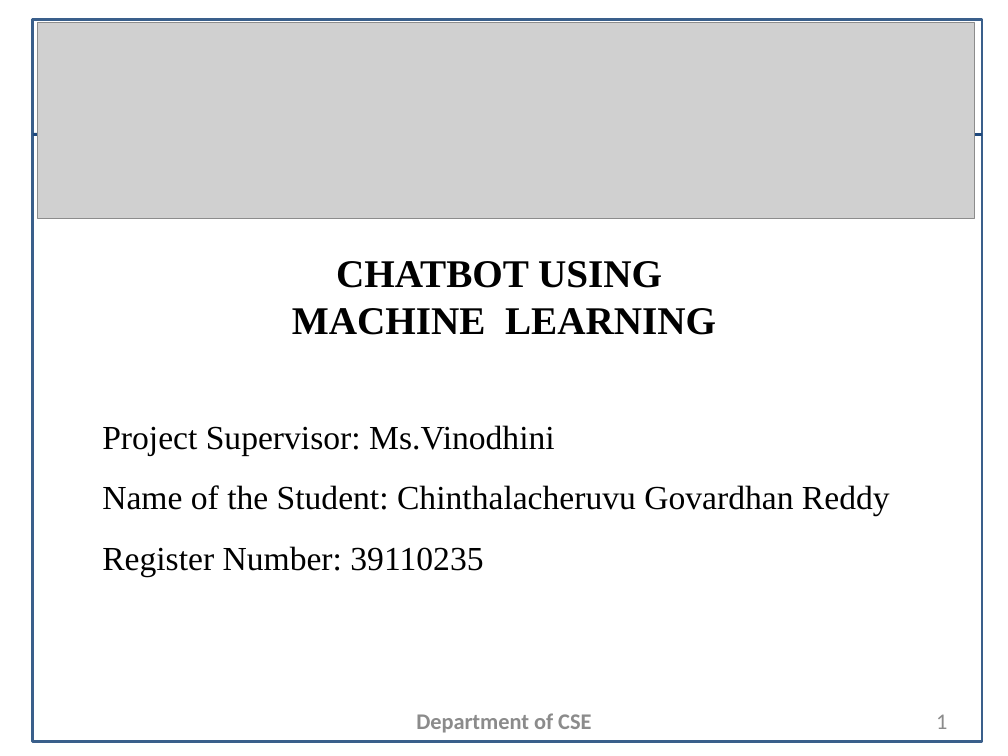
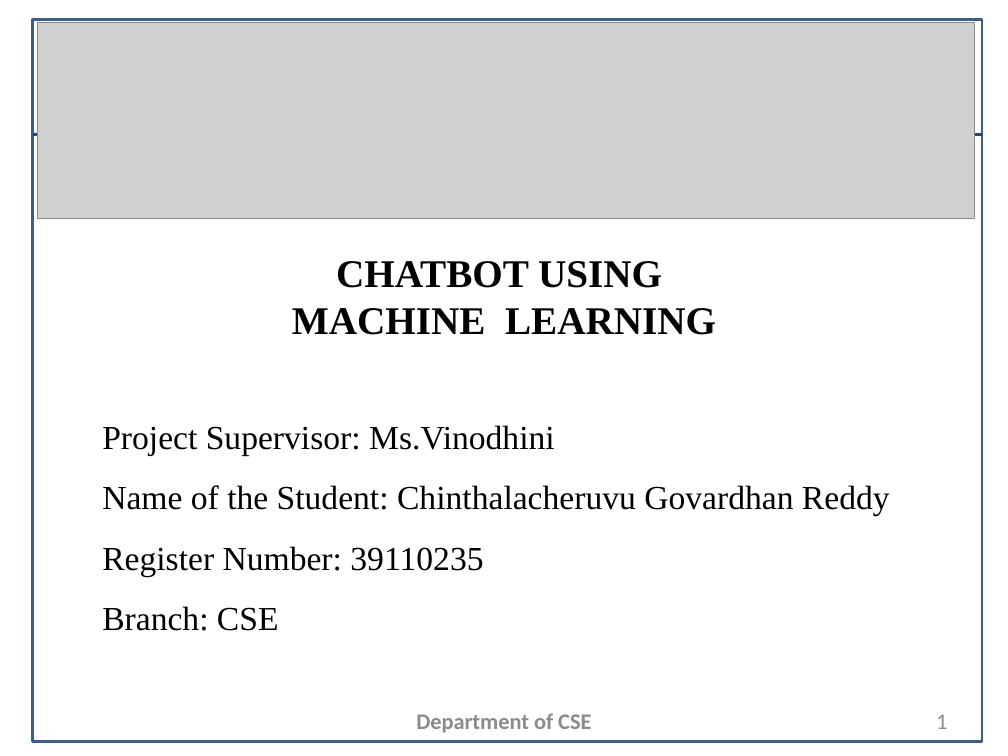
Before and after one commit to chgovardhanreddy/chatbot, a slide deck: slide 1 of PT-2/39110235-GOVARDHAN(HCL)-ppt.pptx. Drawn at 1008x756 pixels with LibreOffice and Linux fonts; fonts in the diff are those of the drawing; grey boxes stand for pictures. Boxes give left, top, right and bottom in pixels: in the first picture for what was removed or moved away, otherwise in the second. Text is boxed around its words. In the diff, an @@ line names an element or a change of style, - is before the commit and + after.

```diff
--- a/PT-2/39110235-GOVARDHAN(HCL)-ppt.pptx
+++ b/PT-2/39110235-GOVARDHAN(HCL)-ppt.pptx
@@ text at (102,606,279,631): paragraph added @@
+Branch: CSE
```
Also in this commit, not shown: 11 other slides changed.
